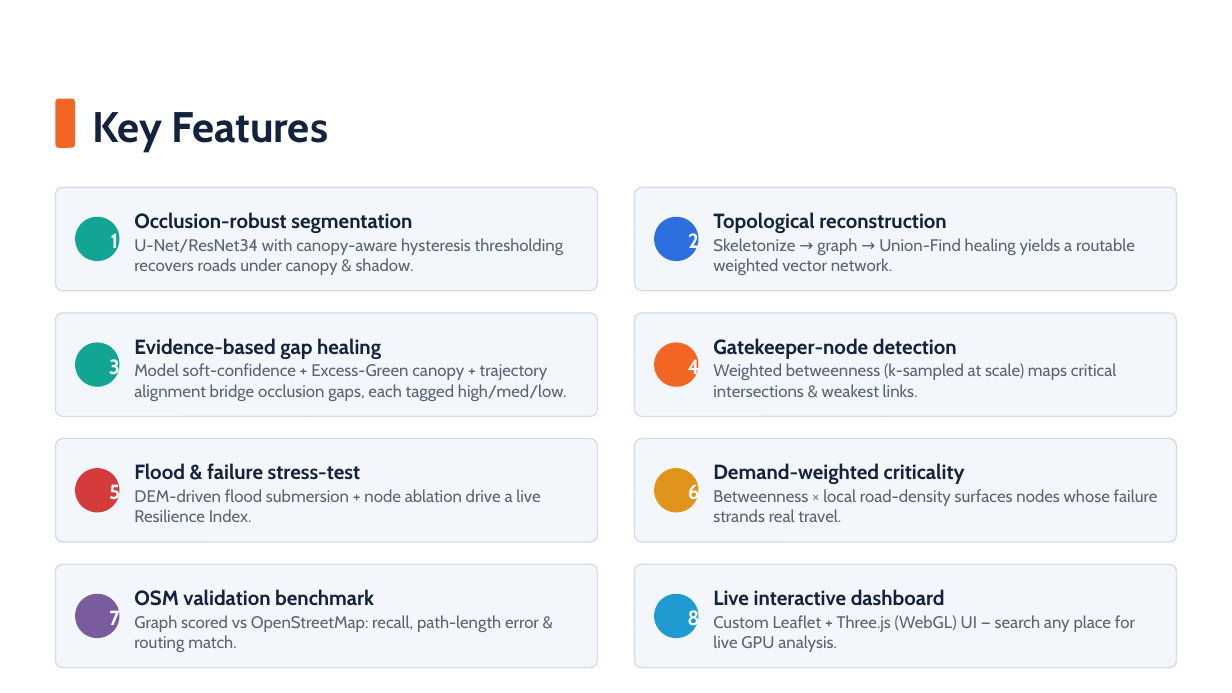
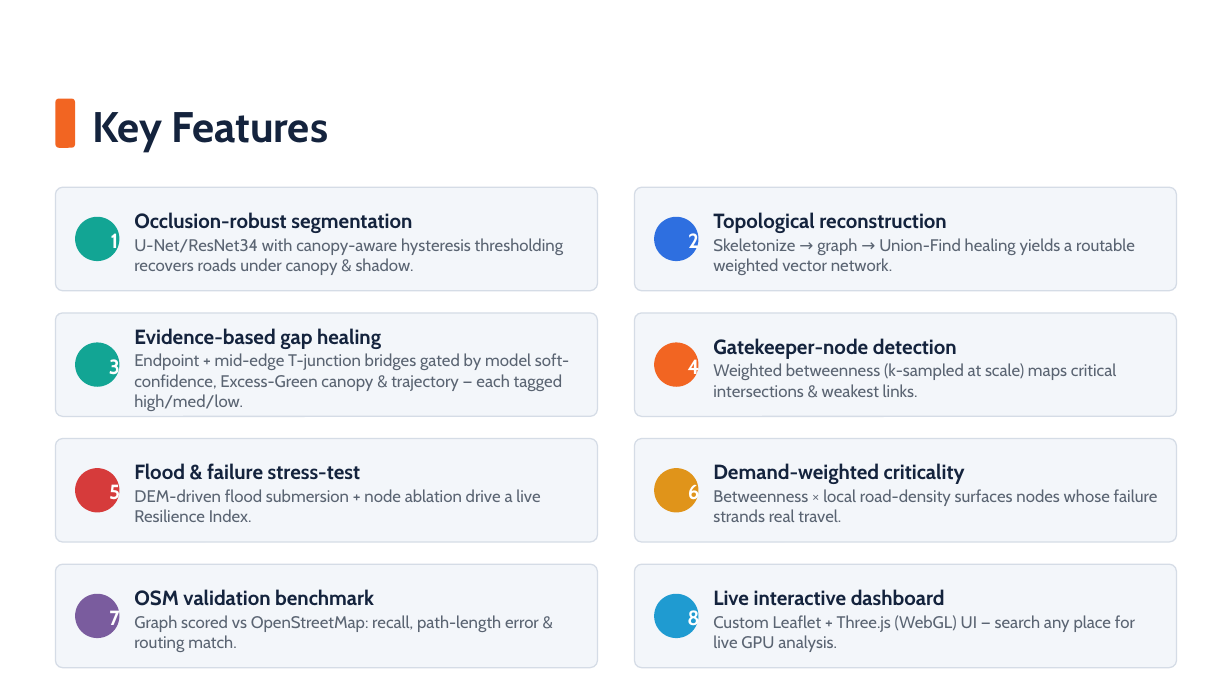
Before and after one commit to Viswas-R-Bhat/route-resilience, a slide deck: slide 4 of Escape_the_Matrix_ISRO_BAH_2026_PS4_Idea_Submission.pptx. Drawn at 1232x693 pixels with LibreOffice and Linux fonts; fonts in the diff are those of the drawing; background and template pictures are left out. Boxes give left, top, right and bottom in pixels: in the first picture for what was removed or moved away, otherwise in the second. Text is boxed around its words. In the diff, an @@ line names an element or a change of style, - is before the commit and + after.

```diff
--- a/Escape_the_Matrix_ISRO_BAH_2026_PS4_Idea_Submission.pptx
+++ b/Escape_the_Matrix_ISRO_BAH_2026_PS4_Idea_Submission.pptx
@@ text at <box>134,353,570,411</box>: text changed @@
-Model soft-confidence + Excess-Green canopy + trajectory alignment bridge occlusion gaps, each tagged high/med/low.
+Endpoint + mid-edge T-junction bridges gated by model soft-confidence, Excess-Green canopy & trajectory — each tagged high/med/low.
```
Also in this commit, not shown: 1 other slide changed, 1 other file.
